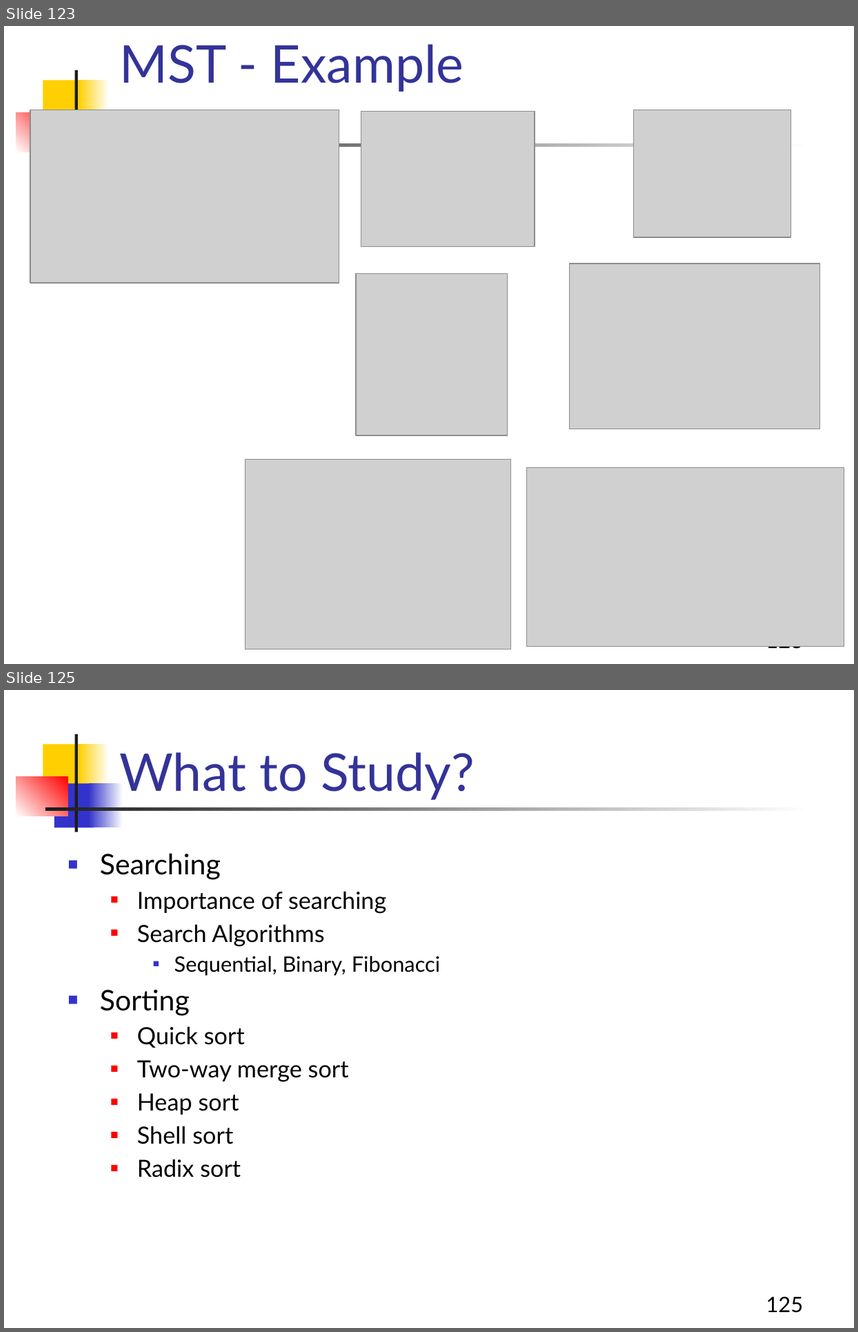
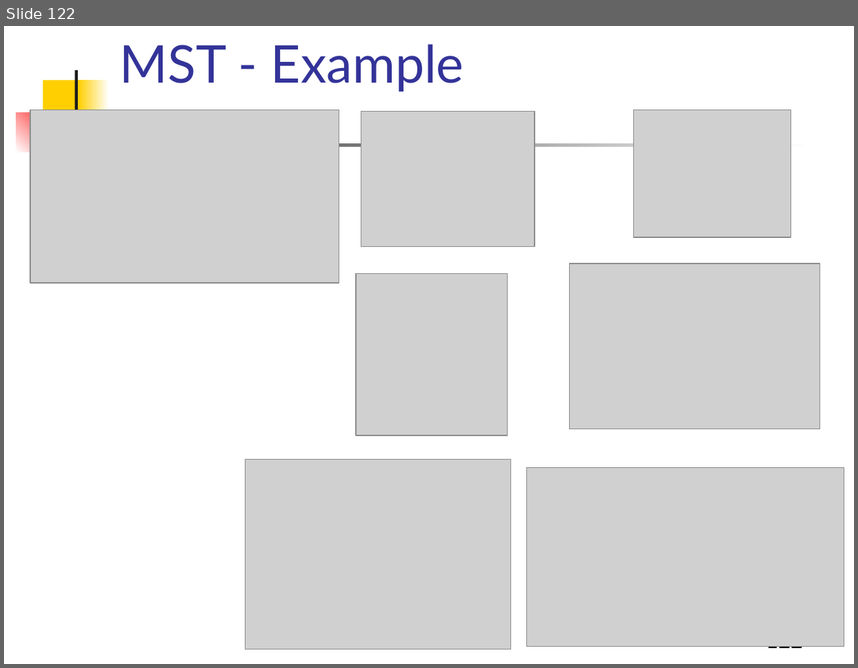
Before and after one commit to Aashishsharma/Learnings, a slide deck: DS and Algo/DS.pptx. Shown one above the other, each under a label of ours: slides 123 and 125 before the commit, slide 122 after it; the slides between them are not shown. The pictures are 858x1332 and 858x668 pixels, drawn with LibreOffice and Linux fonts; fonts in the diff are those of the drawing; grey boxes stand for pictures. Boxes give left, top, right and bottom in pixels: in the first picture for what was removed or moved away, otherwise in the second. Text is boxed around its words. In the diff, an @@ line names an element or a change of style, - is before the commit and + after.

```diff
--- a/DS and Algo/DS.pptx
+++ b/DS and Algo/DS.pptx
@@ slide 125 removed at (4, 690, 854, 1328), background #FFFFFF; not listed: 5 template elements that a slide beside it also shows @@
@@ title removed at (119, 752, 475, 800) @@
-What to Study?
@@ rectangle removed at (54, 784, 93, 828) @@
@@ rectangle removed at (89, 784, 123, 828) @@
@@ text removed at (100, 853, 440, 1177) @@
-■ Searching
-  ■ Importance of searching
-  ■ Search Algorithms
-    ■ Sequential, Binary, Fibonacci
-■ Sorting
-  ■ Quick sort
-  ■ Two-way merge sort
-  ■ Heap sort
-  ■ Shell sort
-  ■ Radix sort
@@ page number removed at (766, 1296, 804, 1312) @@
-125
@@ what was slide 123 is now slide 122 @@
@@ page number at (766, 646, 803, 652): text changed @@
-123
+122
```
Also in this commit, not shown: 2 slides changed, 71 other slides removed, 1 other file.
